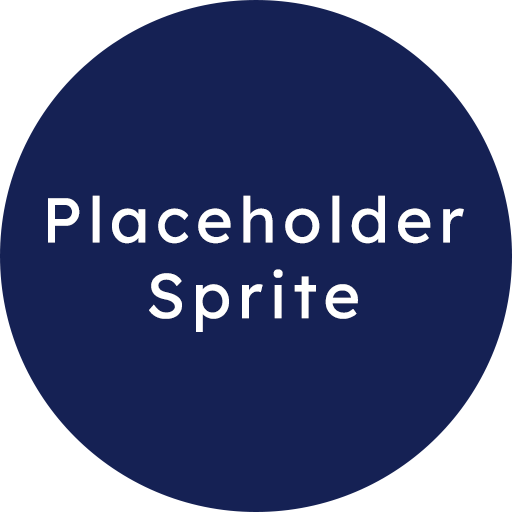
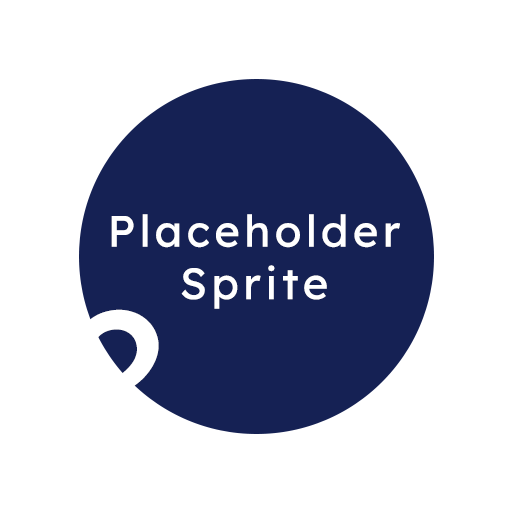
Layer changes from the first 512 × 512 image to the second:
added layer "?" above "Placeholder Sprite" over bbox(70, 309, 159, 448)
painted on "Placeholder Sprite" over bbox(48, 195, 464, 332)
painted on "Ellipse 1" over bbox(0, 0, 512, 512)
